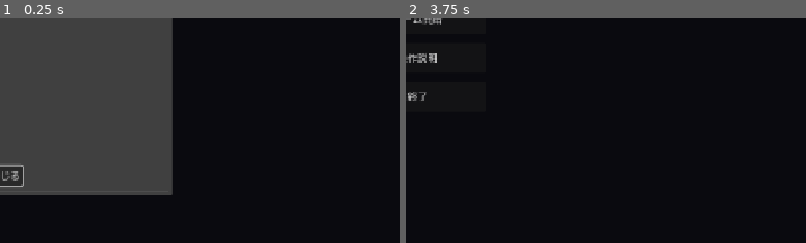
Above: before the commit, frames 1-2 (left to right).
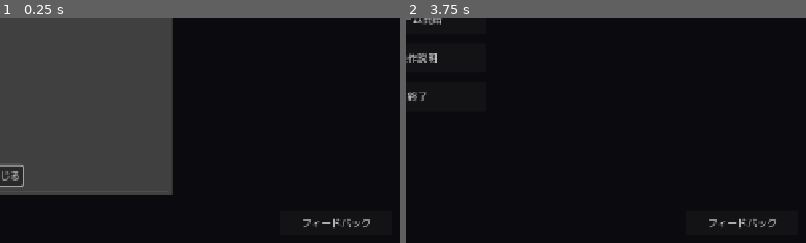
Above: after the commit, the same moments.

Repository: MasakiFujimoto/Onmitu
Game: Godot game, scene res://scenes/Title.tscn
Same seed, same stepped clock (60 frames per second), same inputs: the game is played once before the commit and once after it.
Inputs (mouse positions are % of the whole screen's width and height, from its top left):
- Up to frame 1 (0.25 s): no input
- Up to frame 2 (3.75 s): click (91, 94) at 0.5 s, where only the run after the commit has a clickable "フィードバック"; click "ゲーム開始" at 1.25 s; click "ゲーム開始" at 2 s; click "操作説明" at 2.75 s; click "閉じる" at 3.5 s
The pictures show only the part of the screen within x 49-99%, y 49-99%; the shares and areas given below are measured in that part.

The runs differ from the first frame. In frame 1, 0.3% of the frame differs, in the area x 75-93%, y 88-94%; in frame 2, 0.3%.

Commit message:
タイトル画面にフィードバックフォームへのボタンを追加
右下にGoogleフォームを別タブで開くボタンを配置。

Co-Authored-By: Claude Opus 4.7 <noreply@anthropic.com>

Diff:
--- a/scripts/title.gd
+++ b/scripts/title.gd
@@ -47,9 +47,25 @@
 	b3.pressed.connect(_on_quit)
 	vbox.add_child(b3)
 
+	var feedback := Button.new()
+	feedback.text = "フィードバック"
+	feedback.anchor_left = 1.0
+	feedback.anchor_right = 1.0
+	feedback.anchor_top = 1.0
+	feedback.anchor_bottom = 1.0
+	feedback.offset_left = -200
+	feedback.offset_top = -60
+	feedback.offset_right = -20
+	feedback.offset_bottom = -20
+	feedback.pressed.connect(_on_feedback)
+	add_child(feedback)
+
 	if not GameState.has_seen_controls:
 		GameState.has_seen_controls = true
 		call_deferred("_show_controls")
+
+func _on_feedback() -> void:
+	OS.shell_open("https://docs.google.com/forms/d/e/1FAIpQLSe_PNWB_GCP_dqGcd2EDntVsw0dh6UbzFvvhaaDXwuBRyAtBg/viewform?usp=publish-editor")
 
 func _on_start() -> void:
 	GameState.reset()
